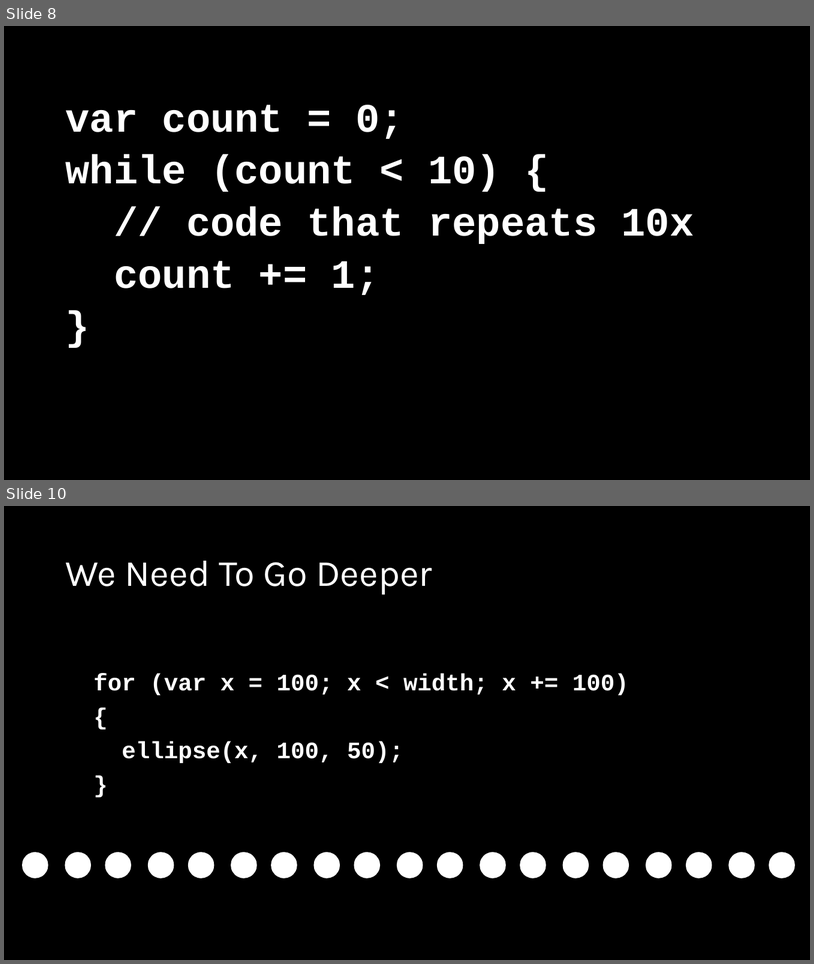
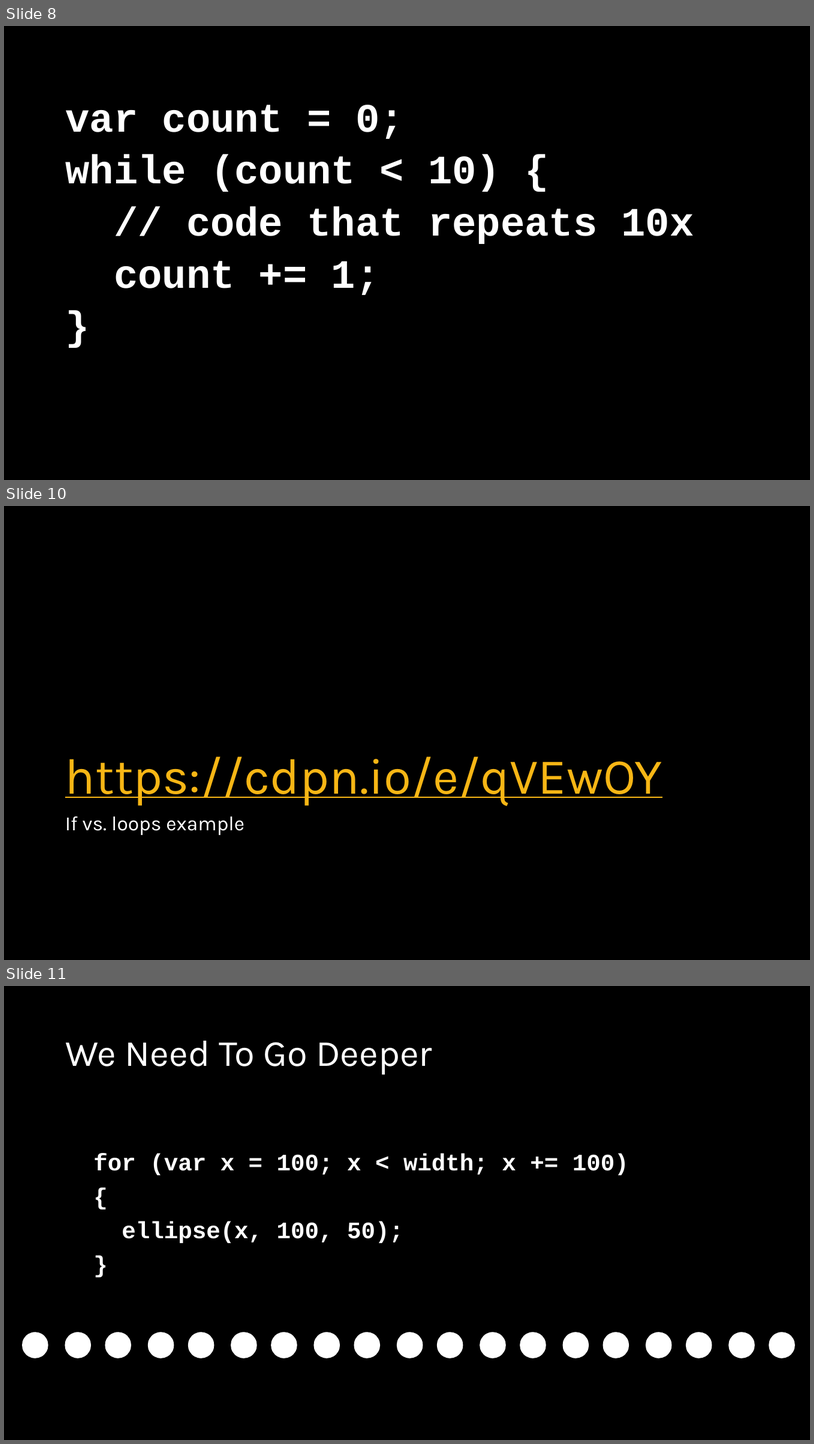
Before and after one commit to crhallberg/IMM120, a slide deck: Presentations/Loops - Oct 30.pptx. Shown one above the other, each under a label of ours: slides 8 and 10 before the commit, slides 8, 10 and 11 after it; the slides between them are not shown. The pictures are 814x964 and 814x1444 pixels, drawn with LibreOffice and Linux fonts; fonts in the diff are those of the drawing. Boxes give left, top, right and bottom in pixels: in the first picture for what was removed or moved away, otherwise in the second. Text is boxed around its words. In the diff, an @@ line names an element or a change of style, - is before the commit and + after.

```diff
--- a/Presentations/Loops - Oct 30.pptx
+++ b/Presentations/Loops - Oct 30.pptx
@@ slide 10 added at box(4, 506, 810, 960), background #000000 @@
@@ title added at box(65, 756, 663, 805), 60 pt, text #F7B615, underline @@
+https://cdpn.io/e/qVEwOY
@@ text added at box(65, 816, 245, 835), 24 pt, text #FFFFFF @@
+If vs. loops example
@@ what was slide 10 is now slide 11 @@
```
Also in this commit, not shown: 4 slides changed, 1 other slide added, 6 other files.
